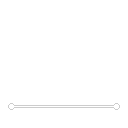
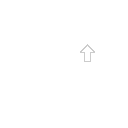
Comparing the layer stacks of the two 128 × 128 images. Changes:
added layer "Layer 3" above "Layer 2" over left=80, top=44, right=95, bottom=62
hid "Layer 2" over left=8, top=103, right=120, bottom=110
